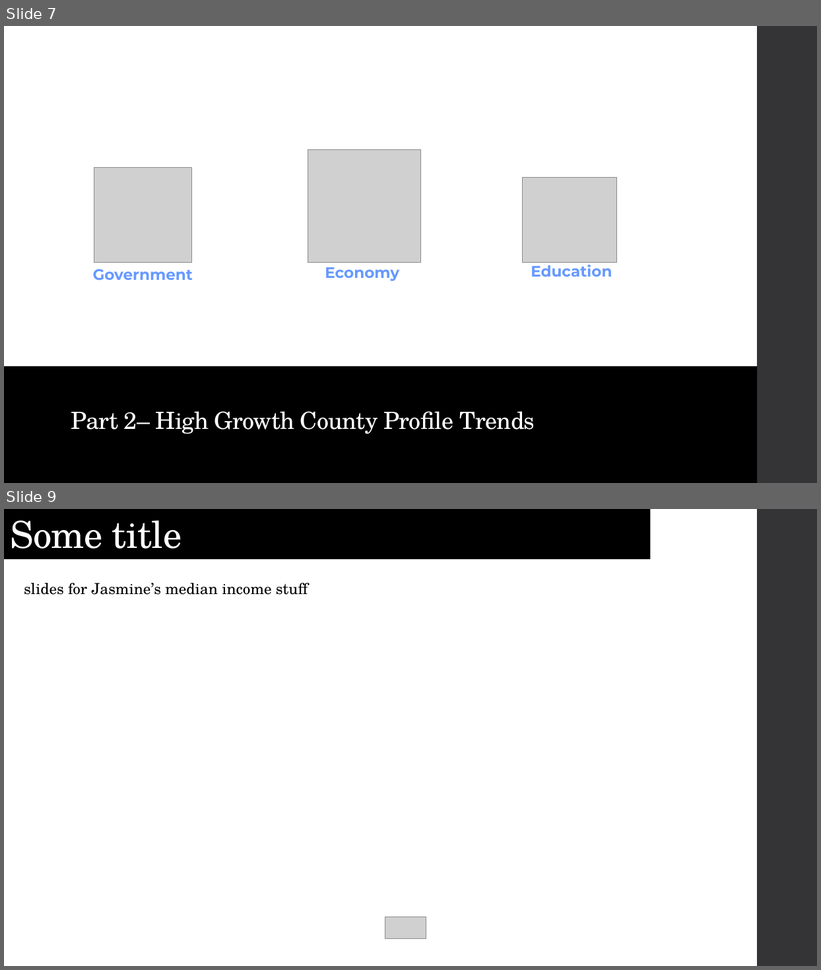
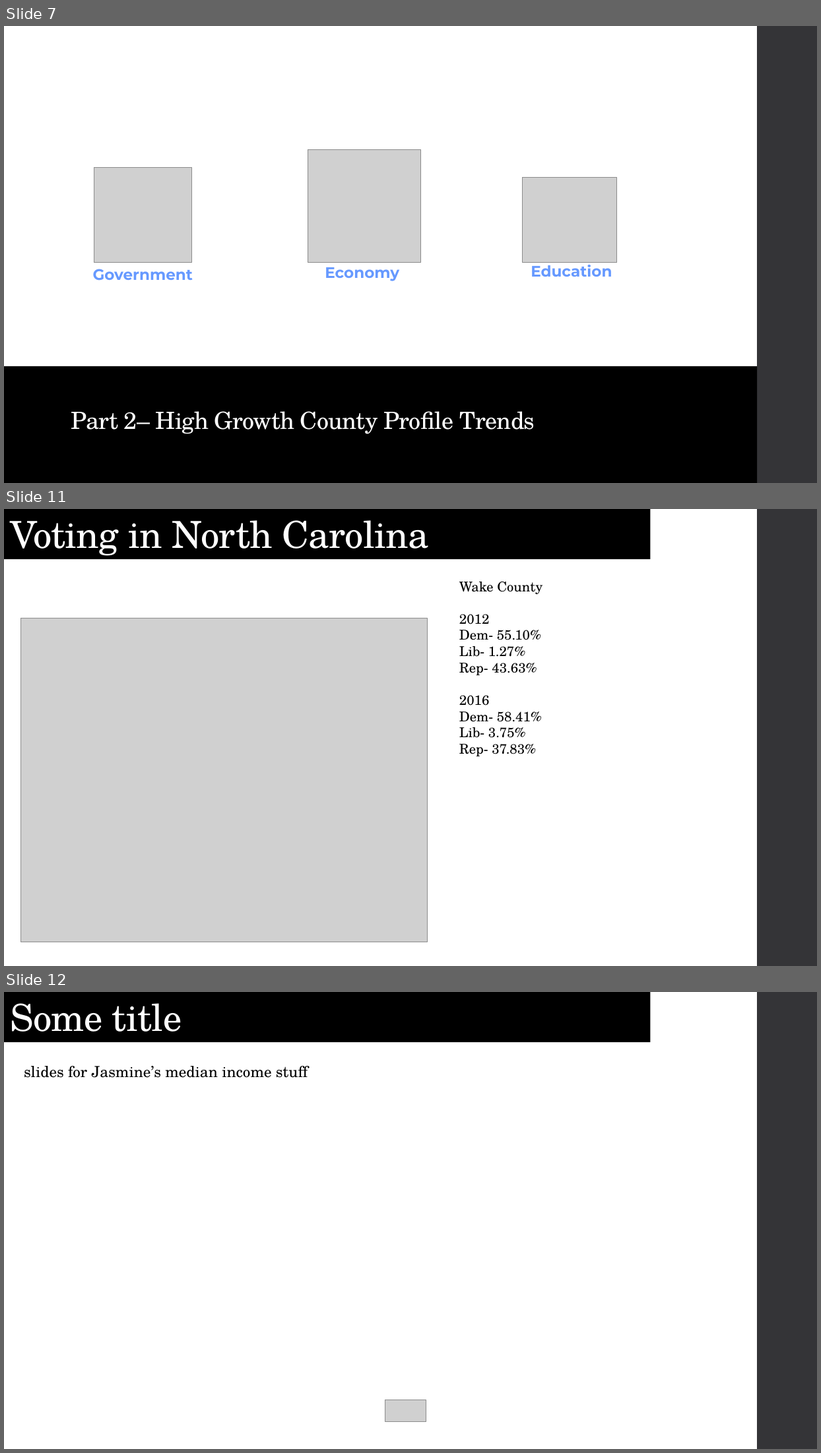
Before and after one commit to jasgarcia/NCGrowth, a slide deck: presentation/NC Growth.pptx. Shown one above the other, each under a label of ours: slides 7 and 9 before the commit, slides 7, 11 and 12 after it; the slides between them are not shown. The pictures are 821x970 and 821x1453 pixels, drawn with LibreOffice and Linux fonts; fonts in the diff are those of the drawing; grey boxes stand for pictures. Boxes give left, top, right and bottom in pixels: in the first picture for what was removed or moved away, otherwise in the second. Text is boxed around its words. In the diff, an @@ line names an element or a change of style, - is before the commit and + after.

```diff
--- a/presentation/NC Growth.pptx
+++ b/presentation/NC Growth.pptx
@@ slide 11 added at (4, 509, 817, 966), background #FFFFFF; not listed: 1 template element that a slide beside it also shows @@
@@ title added at (4, 509, 651, 559), fill #000000, 44 pt, text #FFFFFF @@
+Voting in North Carolina
@@ text added at (459, 582, 543, 757), 16 pt, text #000000 @@
+Wake County
+2012
+Dem- 55.10%
+Lib- 1.27%
+Rep- 43.63%
+2016
+Dem- 58.41%
+Lib- 3.75%
+Rep- 37.83%
@@ picture added at (20, 618, 427, 943) @@
@@ what was slide 9 is now slide 12 @@
```
Also in this commit, not shown: 2 slides changed, 3 other slides added, 1 slide removed, 10 other files.
